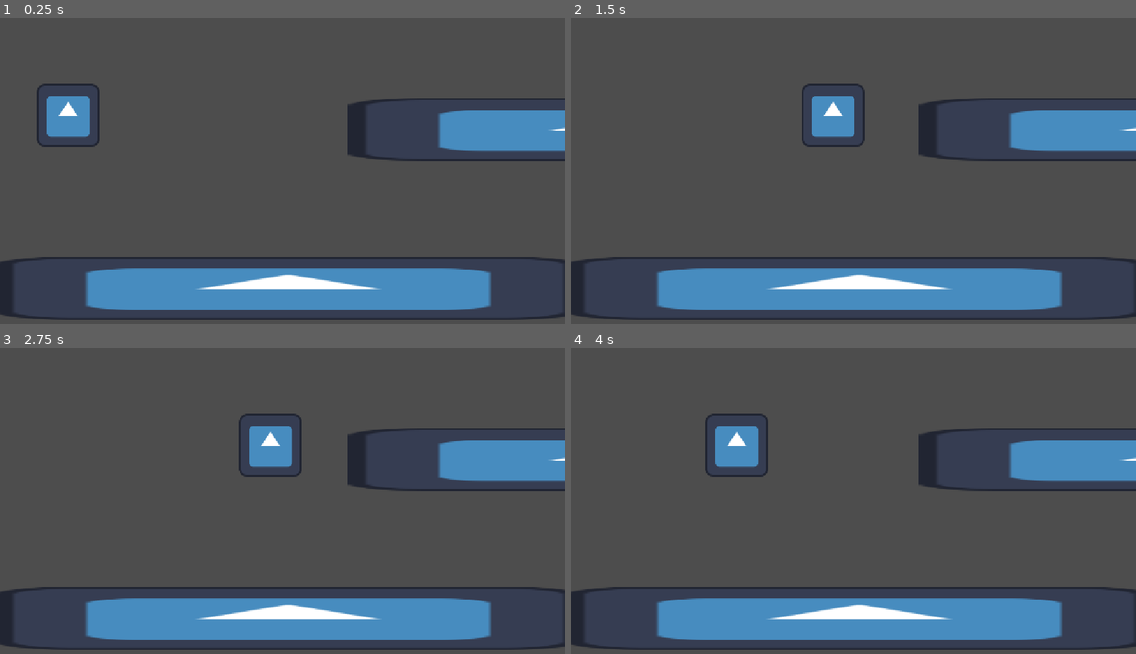
Above: before the commit, frames 1-4 (two rows, left to right).
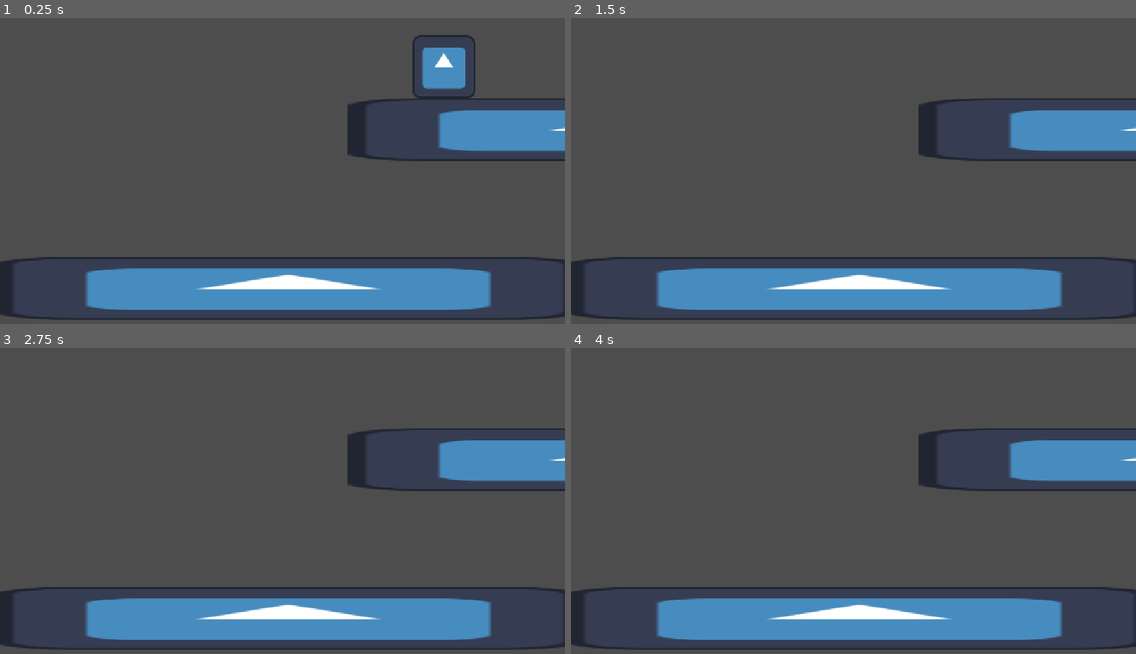
Above: after the commit, the same moments.

Repository: lmg-abe/runny-nose
Game: Godot game, scene res://main.tscn
Same seed, same stepped clock (60 frames per second), same inputs: the game is played once before the commit and once after it. The engine's default icon, where the game draws it, is replaced by a stand-in: a white triangle on a blue panel in a dark square.
Inputs:
- Up to frame 1 (0.25 s): no input
- Up to frame 2 (1.5 s): tap Enter at 0.5 s; hold D (move_right) 0.53-1.28 s; tap Shift (dash, bound only after the commit) at 0.6, 1.35 s; hold A (move_left) from 1.28 s (still down)
- Up to frame 3 (2.75 s): release A (move_left) at 2.03 s; hold D (move_right) from 2.03 s (still down); tap Shift (dash, bound only after the commit) at 2.1 s
- Up to frame 4 (4 s): tap Shift (dash, bound only after the commit) at 2.85, 3.6 s; tap Space at 3.5 s; release D (move_right) at 3.53 s; hold A (move_left) from 3.53 s (still down)

The runs differ from the first frame. In frame 1, 2.7% of the frame differs, in the area x 6-85%, y 5-43%; in frame 2, 1.3%; in frame 3, 1.3%; in frame 4, 1.3%.

Commit message:
gravity & a dash ability

Diff:
--- a/main.tscn
+++ b/main.tscn
@@ -15,4 +15,5 @@
 scale = Vector2(9.345, 1)
 
 [node name="Runny" parent="." unique_id=1298635211 instance=ExtResource("2_1bvp3")]
+position = Vector2(905, 59)
 script = ExtResource("3_lquwl")
--- a/player_movement.gd
+++ b/player_movement.gd
@@ -2,8 +2,14 @@
 
 @export var playerSpeed : int = 200
 @export var friction : float = 0.8
+@export var dashSpeed : int = 2000
+@export var gravity : int = 100
+var grounded : bool = false
 
 func _physics_process(delta: float) -> void:
 	velocity.x += Input.get_axis("move_left","move_right") * playerSpeed
 	velocity.x *= friction
+	if Input.is_action_just_pressed("dash"):
+		velocity.x+=Input.get_axis("move_left","move_right")*dashSpeed
+	velocity.y += gravity
 	move_and_slide()
--- a/project.godot
+++ b/project.godot
@@ -41,6 +41,11 @@
 , Object(InputEventKey,"resource_local_to_scene":false,"resource_name":"","device":-1,"window_id":0,"alt_pressed":false …(186 unchanged characters)…
 ]
 }
+dash={
+"deadzone": 0.2,
+"events": [Object(InputEventKey,"resource_local_to_scene":false,"resource_name":"","device":-1,"window_id":0,"alt_pressed":false,"shift_pressed":false,"ctrl_pressed":false,"meta_pressed":false,"pressed":false,"keycode":0,"physical_keycode":4194325,"key_label":0,"unicode":0,"location":0,"echo":false,"script":null)
+]
+}
 
 [physics]
 
--- a/runny.tscn
+++ b/runny.tscn
@@ -8,9 +8,7 @@
 [node name="Runny" type="CharacterBody2D" unique_id=1298635211]
 
 [node name="Icon" type="Sprite2D" parent="." unique_id=1860541011]
-position = Vector2(139, 199)
 texture = ExtResource("1_ahjt7")
 
 [node name="CollisionShape2D" type="CollisionShape2D" parent="." unique_id=1497603080]
-position = Vector2(139, 199)
 shape = SubResource("CircleShape2D_frgu1")
